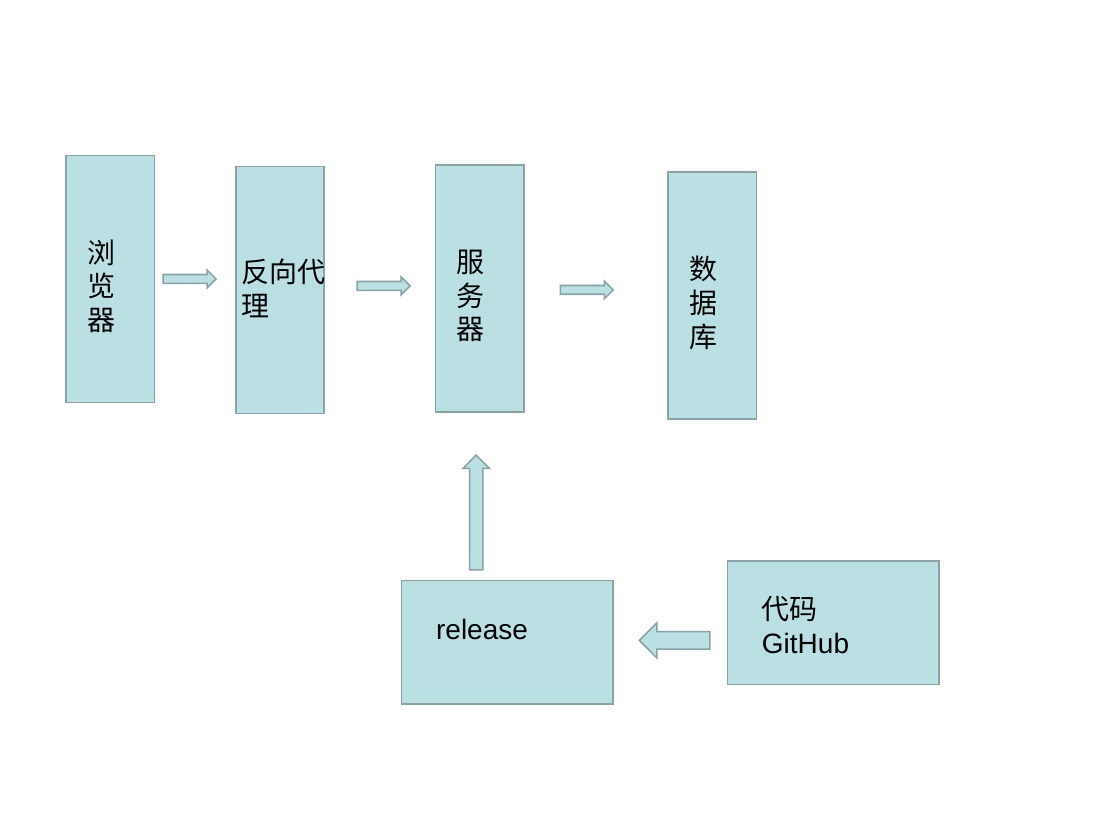
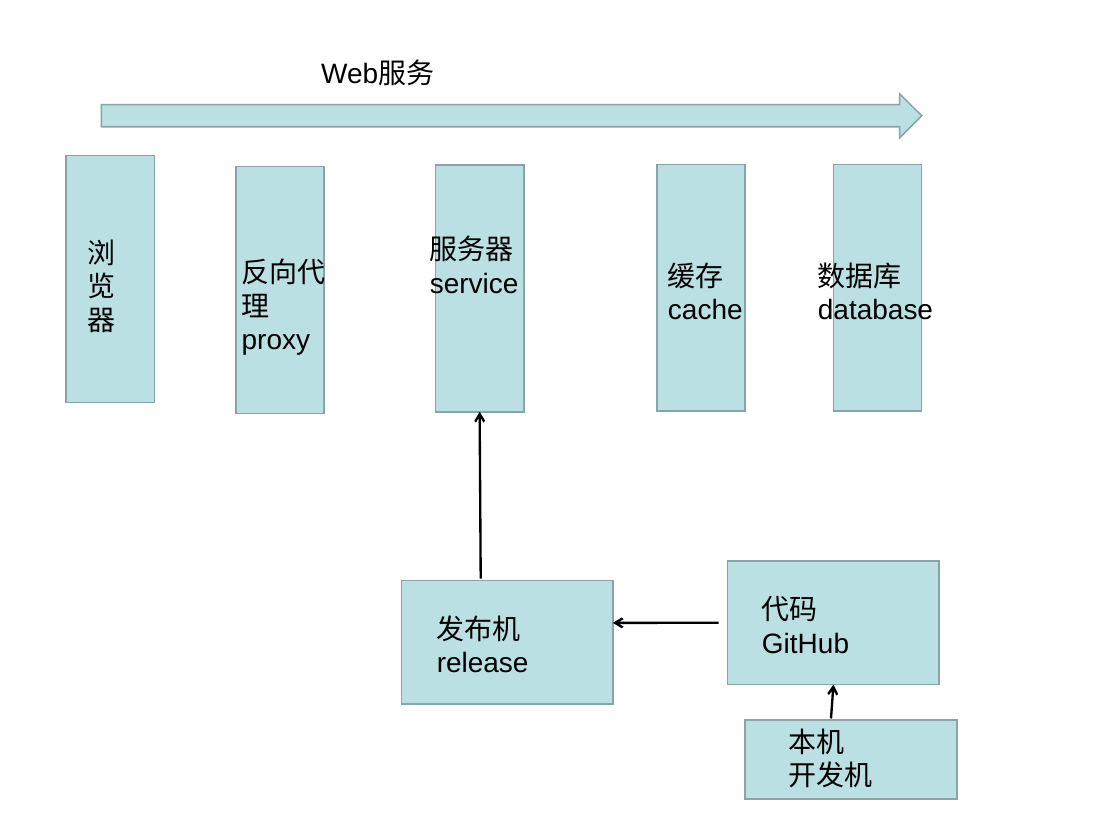
Before and after one commit to figerandlmj/duyiNativeJs, a slide deck: slide 4 of nodeJs/readme.ppt. Drawn at 1120x840 pixels with LibreOffice and Linux fonts; fonts in the diff are those of the drawing. Boxes give left, top, right and bottom in pixels: in the first picture for what was removed or moved away, otherwise in the second. Text is boxed around its words. In the diff, an @@ line names an element or a change of style, - is before the commit and + after.

```diff
--- a/nodeJs/readme.ppt
+++ b/nodeJs/readme.ppt
@@ text added at bbox=[321, 61, 434, 86], 18 pt, text #000000 @@
+Web服务
@@ right arrow added at bbox=[101, 94, 921, 138], fill #BBE0E3, outline #89A4A7 0.99 pt @@
@@ rectangle: place and size @@
-rectangle at bbox=[669, 172, 757, 419]
+rectangle at bbox=[657, 165, 746, 412]
@@ rectangle added at bbox=[833, 165, 922, 412], fill #BBE0E3, outline #89A4A7 0.99 pt @@
@@ text "服务器": place and size @@
-text "服务器" at bbox=[457, 249, 485, 342]
+text "服务器" at bbox=[430, 231, 519, 298]
@@ text added at bbox=[668, 262, 743, 320], 18 pt, text #000000 @@
+缓存
+cache
@@ text "数据库": place and size @@
-text "数据库" at bbox=[689, 255, 717, 350]
+text "数据库" at bbox=[818, 258, 933, 324]
@@ right arrow removed at bbox=[164, 270, 216, 288] @@
@@ right arrow removed at bbox=[357, 277, 410, 295] @@
@@ text at bbox=[430, 271, 519, 298]: paragraph added @@
+service
@@ right arrow removed at bbox=[560, 281, 613, 299] @@
@@ text at bbox=[818, 297, 933, 324]: paragraph added @@
+database
@@ text at bbox=[242, 334, 310, 354]: paragraph added @@
+proxy
@@ arrow added from (480, 579) to (479, 412), #000000 1.5 pt @@
@@ up arrow removed at bbox=[463, 455, 489, 569] @@
@@ text at bbox=[437, 615, 521, 642]: paragraph added @@
+发布机
@@ arrow added from (719, 623) to (613, 623), #000000 1.5 pt @@
@@ left arrow removed at bbox=[640, 623, 710, 657] @@
@@ arrow added from (831, 718) to (833, 684), #000000 1.5 pt @@
@@ rectangle added at bbox=[745, 720, 956, 800], fill #BBE0E3, outline #89A4A7 0.99 pt @@
@@ text added at bbox=[789, 728, 873, 788], 18 pt, text #000000 @@
+本机
+开发机
```
Also in this commit, not shown: 1 other slide changed, 2 slides added, 1 other file.
